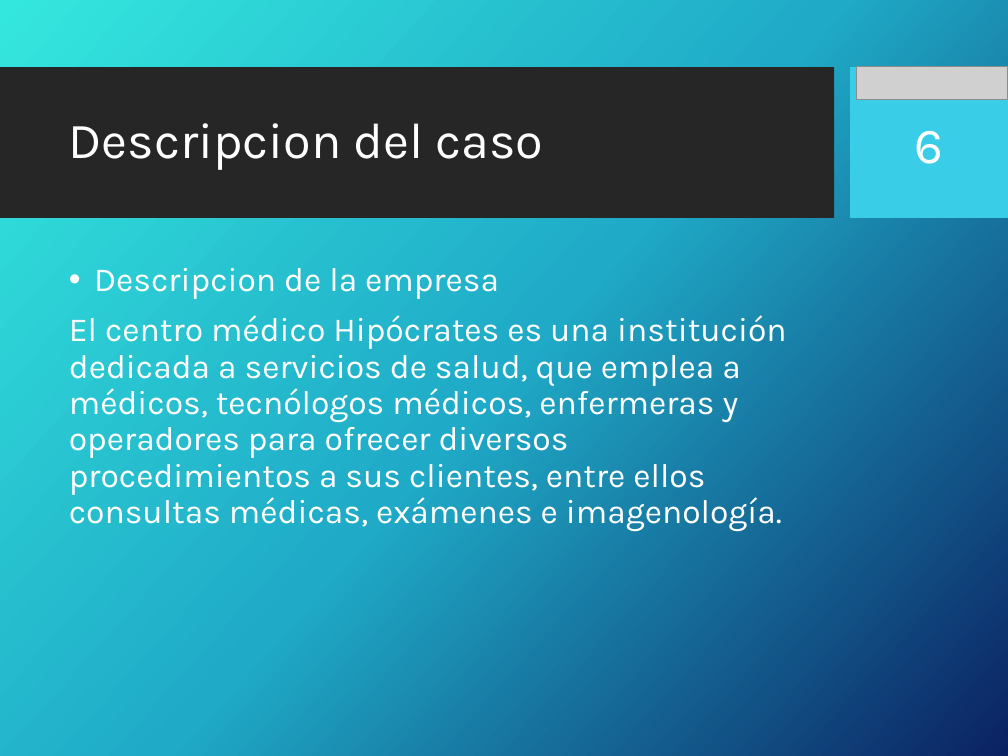
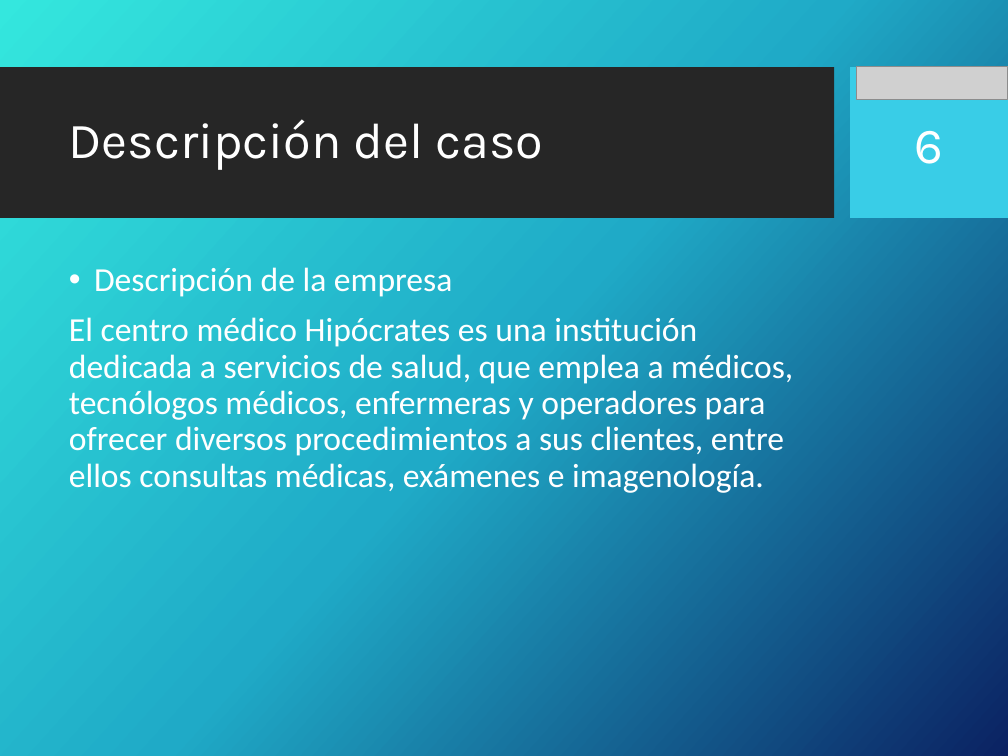
Before and after one commit to portafolio2016/hipocrates, a slide deck: slide 6 of docs/plan-de-proyecto/ppt-iteracion1.pptx. Drawn at 1008x756 pixels with LibreOffice and Linux fonts; fonts in the diff are those of the drawing; grey boxes stand for pictures; background and template pictures are left out. Boxes give left, top, right and bottom in pixels: in the first picture for what was removed or moved away, otherwise in the second. Text is boxed around its words. In the diff, an @@ line names an element or a change of style, - is before the commit and + after.

```diff
--- a/docs/plan-de-proyecto/ppt-iteracion1.pptx
+++ b/docs/plan-de-proyecto/ppt-iteracion1.pptx
@@ title at [69, 119, 544, 170]: text changed @@
-Descripcion del caso
+Descripción del caso
@@ text at [94, 267, 452, 297]: text changed; font Karla to Calibri @@
-• Descripcion de la empresa
+• Descripción de la empresa
@@ text at [69, 317, 793, 493]: font Karla to Calibri @@
```
Also in this commit, not shown: 6 other slides changed, 3 slides added.
